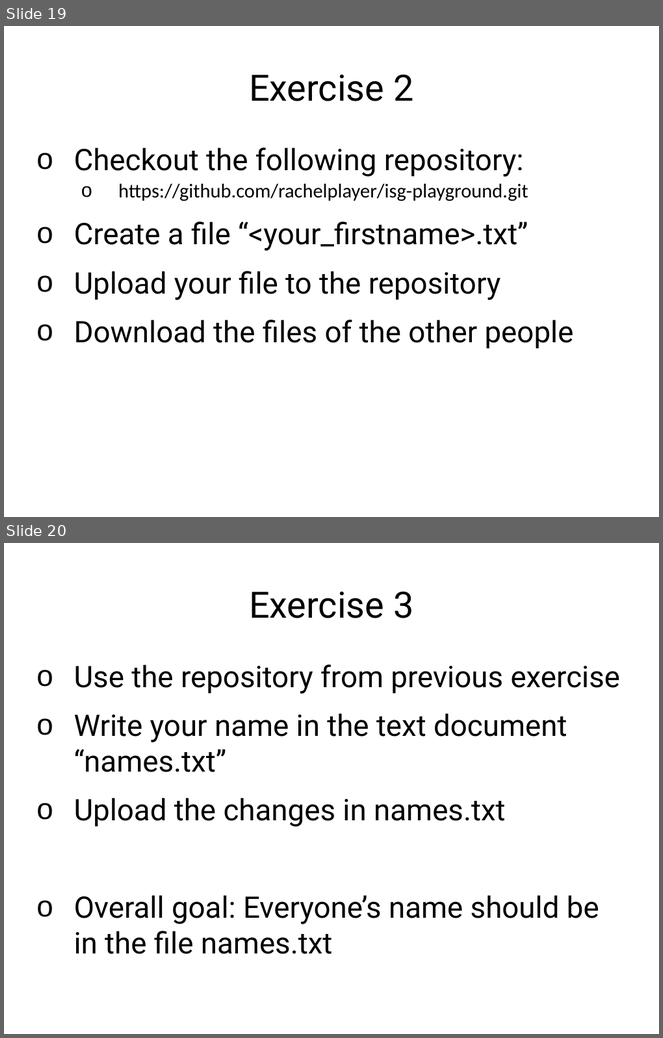
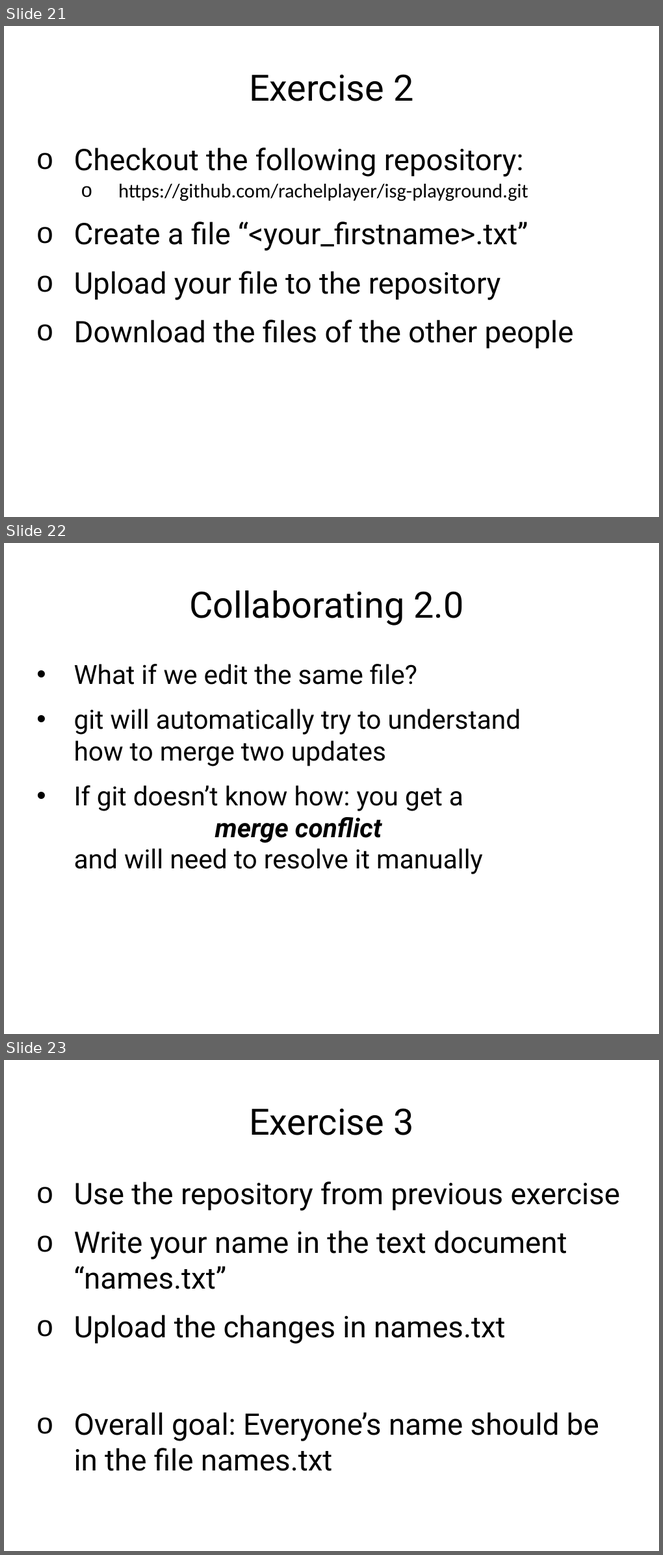
Before and after one commit to rachelplayer/isg-playground, a slide deck: git_workshop.pptx. Shown one above the other, each under a label of ours: slides 19 and 20 before the commit, slides 21, 22 and 23 after it. The pictures are 663x1038 and 663x1555 pixels, drawn with LibreOffice and Linux fonts; fonts in the diff are those of the drawing. Boxes give left, top, right and bottom in pixels: in the first picture for what was removed or moved away, otherwise in the second. Text is boxed around its words. In the diff, an @@ line names an element or a change of style, - is before the commit and + after.

```diff
--- a/git_workshop.pptx
+++ b/git_workshop.pptx
@@ slide 22 added at (4,543,659,1034), background #FFFFFF @@
@@ title added at (189,590,464,626), 44 pt, text #000000 @@
+Collaborating 2.0
@@ text added at (74,664,521,875), 32 pt, text #000000 @@
+• What if we edit the same file?
+• git will automatically try to understand
+  how to merge two updates
+• If git doesn’t know how: you get a
+  merge conflict
+  and will need to resolve it manually
@@ what was slide 19 is now slide 21 @@
@@ what was slide 20 is now slide 23 @@
```
Also in this commit, not shown: 13 slides changed, 4 other slides added, 5 slides removed, 1 other file.
